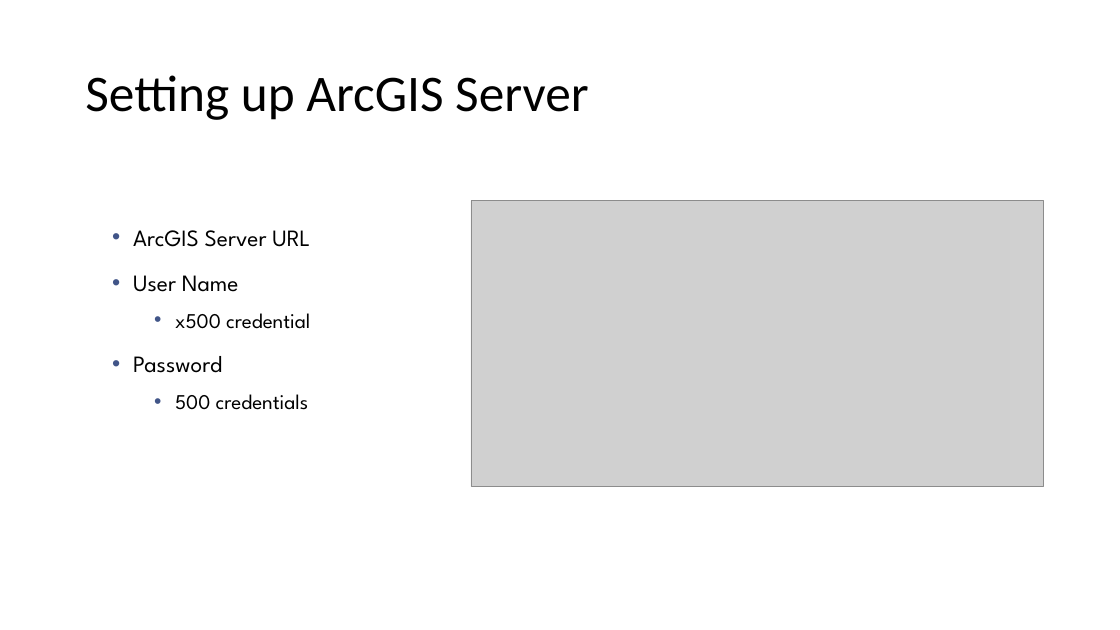
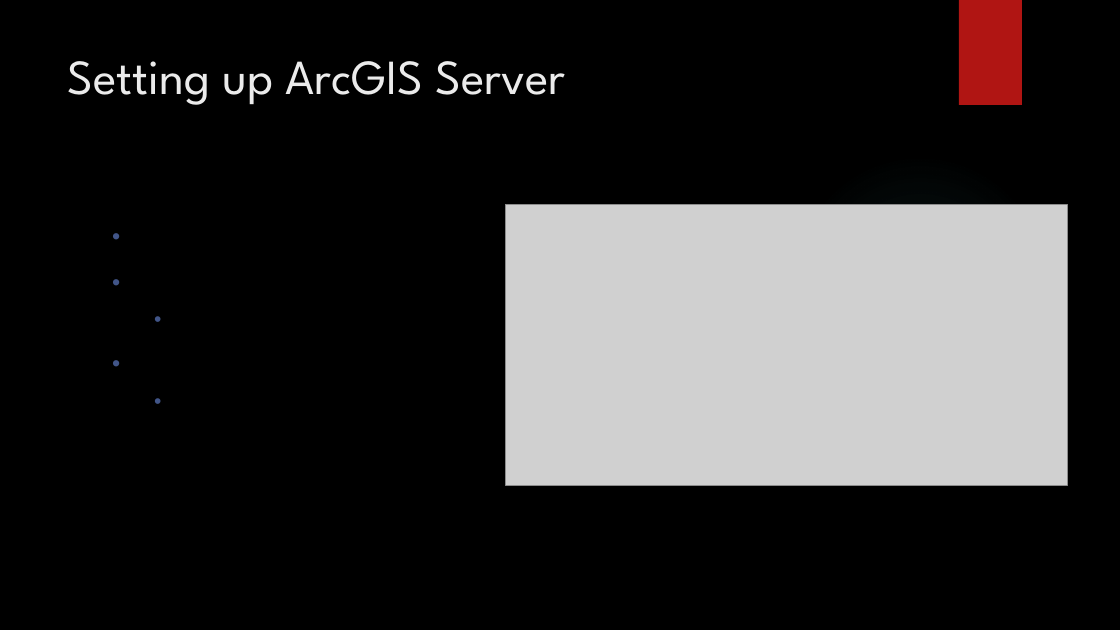
Before and after one commit to MGIS-UMN/GIS5577_week11, a slide deck: slide 5 of Creating_geospatial_services_ArcPro.pptx. Drawn at 1120x630 pixels with LibreOffice and Linux fonts; fonts in the diff are those of the drawing; grey boxes stand for pictures; background and template pictures are left out. Boxes give left, top, right and bottom in pixels: in the first picture for what was removed or moved away, otherwise in the second. Text is boxed around its words. In the diff, an @@ line names an element or a change of style, - is before the commit and + after.

Commit message:
added theme to ArcPro ppt

```diff
--- a/Creating_geospatial_services_ArcPro.pptx
+++ b/Creating_geospatial_services_ArcPro.pptx
@@ background #FFFFFF to picture (left out) @@
@@ rectangle added at [959,0,1022,105], fill #B01513 @@
@@ title "Setting up ArcGIS Server": place and size @@
-title "Setting up ArcGIS Server" at [85,75,588,120]
+title "Setting up ArcGIS Server" at [68,61,565,105]
@@ title "Setting up ArcGIS Server" at [68,61,565,105]: size 44 to 42 pt, font Calibri to League Spartan, text colour #000000 to #EBEBEB; line spacing 0.9 to 1; vertical alignment middle to top @@
@@ ellipse added at [791,154,1049,413], fill gradient #50B9C1 @@
@@ picture: place and size @@
-picture at [471,201,1044,486]
+picture at [505,204,1067,485]
```
Also in this commit, not shown: 25 other slides changed, 1 slide added, 1 slide removed.
